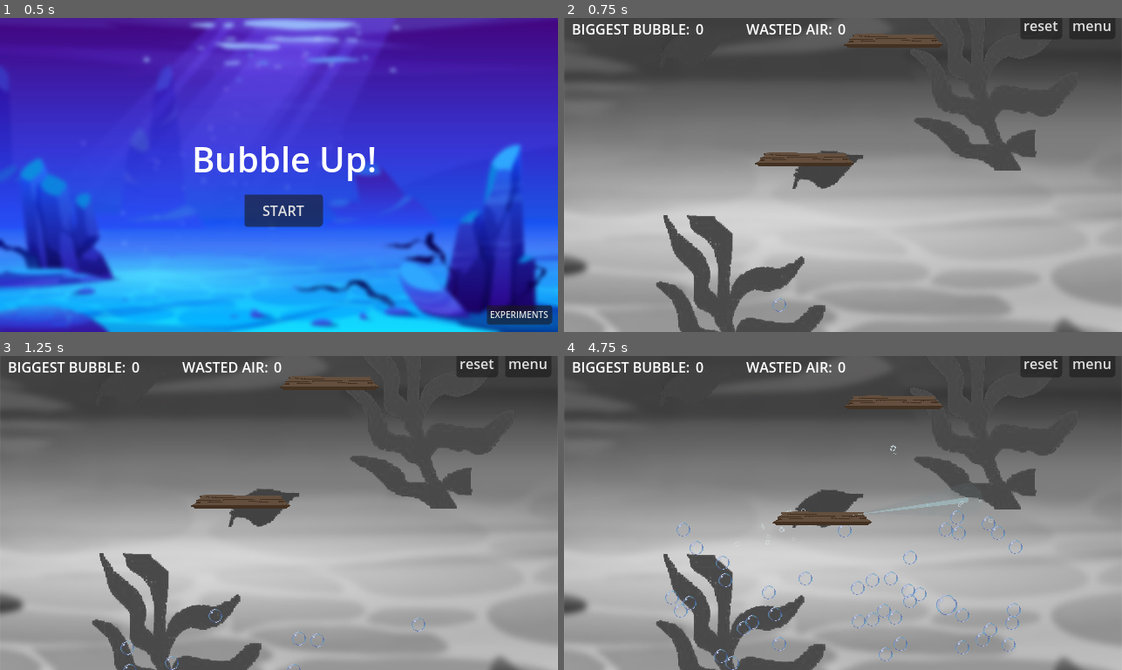
Above: before the commit, frames 1-4 (two rows, left to right).
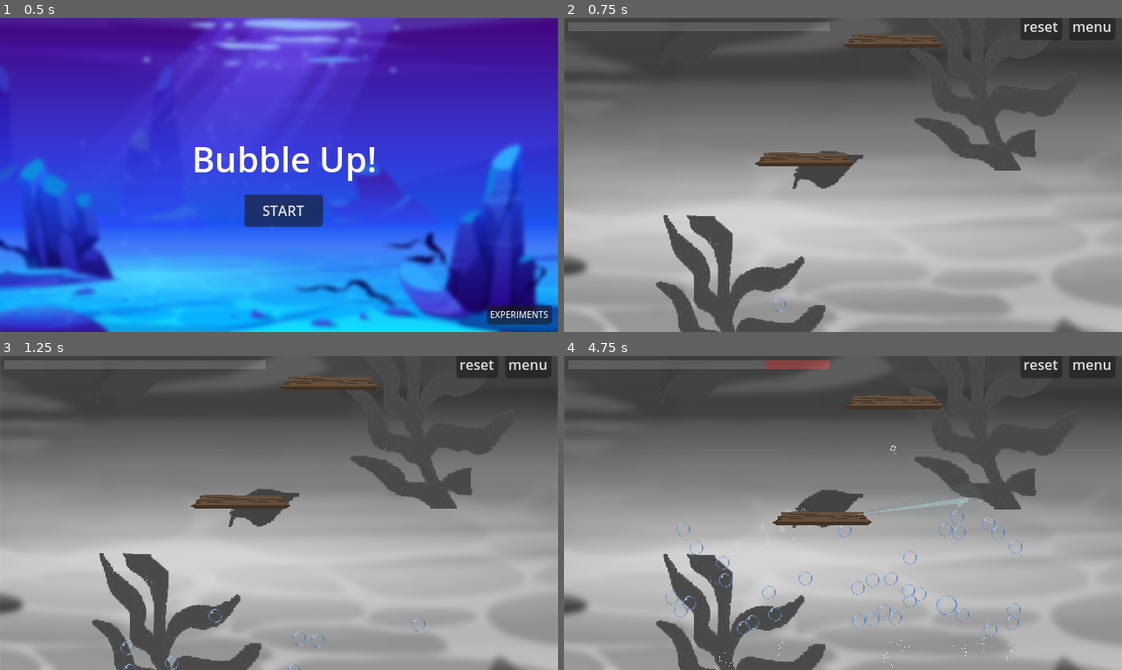
Above: after the commit, the same moments.

Repository: outrightmental/ggj25-bubble-up
Game: Godot game, scene res://scenes/main.tscn
The game is run twice, just before and just after one commit, with the same random seed, the same clock (stepped at 60 frames per second) and the same inputs.
Inputs (mouse positions are in pixels of both pictures, inside the frame that each line leads up to):
- Up to frame 1 (0.5 s): no input
- Up to frame 2 (0.75 s): click "START" at 0.5 s
- Up to frame 3 (1.25 s): no input
- Up to frame 4 (4.75 s): click "menu" at 1.25 s; click "START" at 2 s; move the mouse to (965, 497) at 2.77 s; click (965, 497) at 2.85 s; drag from (731, 528) to (965, 497) at 3.52 s; move the mouse to (898, 443) at 4.27 s; click (898, 443) at 4.35 s

Frame 1 is identical in both runs. In frame 2, 1.6% of the frame differs, in the area x 0-98%, y 1-7%; in frame 3, 1.6%; in frame 4, 1.9%, in the area x 0-98%, y 1-100%.

Commit message:
Game score UI (#43)
- Fix race conditions -- use immediate local variable to debounce bubble exiting/vanishing instead of the node's freeze function
- Fix signal that resets game state
- Indicator in top left shows total air, scored air, and wasted air
- Some portion of this bar fills up to show the air that has been lost
- the best possible score is when the progress bar is full and no air has been lost

Relates to #20
Closes #35

Diff:
--- a/models/bubble/bubble.gd
+++ b/models/bubble/bubble.gd
@@ -31,6 +31,9 @@
 # Reference to the vanish particle emitter node
 @onready var vanish_particle_emitter: CPUParticles2D = $CPUParticles2D
 
+# Whether the bubble is still in play
+var done: bool = false
+
 
 # Function to merge two bubbles
 func merge_into(other) -> void:
@@ -39,28 +42,25 @@
 		other.merge_into(self)
 		return
 
-	# Lock the other bubble to prevent further collisions
-	if is_freeze_enabled() or other.is_freeze_enabled():
+	# Lock the bubble to prevent further activity
+	if done:
 		return
-	else:
-		set_deferred("freeze", true)
 
 	# Update the other bubble's mass
 	other.update_mass(mass + other.mass)
 
 	# Destroy this bubble
 	queue_free()
+	done = true
 
 
 # Function to split a bubble: remove the current bubble and spawn two new bubbles with half the mass. Position the two
 # new bubbles on opposite sides of the center of the original bubble, halfway between the center and the outside. New
 # bubbles inherit the acceleration of the original bubble
 func split() -> void:
-	# Lock the other bubble to prevent further collisions
-	if is_freeze_enabled():
+	# Lock the bubble to prevent further activity
+	if done:
 		return
-	else:
-		set_deferred("freeze", true)
 
 	# Calculate the new mass for the two bubbles
 	var new_mass: float = mass / 2
@@ -76,31 +76,36 @@
 	var v: Vector2 = Vector2(cos(a), sin(a)) * r
 
 	# Create the new bubble 1
-	var b1 = preload("res://models/bubble/bubble.tscn").instantiate()
+	var b1: Node = preload("res://models/bubble/bubble.tscn").instantiate()
 	b1.position = position + v
 	b1.mass = new_mass
-	get_parent().add_child(b1)
+	get_parent().call_deferred("add_child", b1)
 
 	# Create the new bubble 2
-	var b2 = preload("res://models/bubble/bubble.tscn").instantiate()
+	var b2: Node = preload("res://models/bubble/bubble.tscn").instantiate()
 	b2.position = position - v
 	b2.mass = new_mass
-	get_parent().add_child(b2)
+	get_parent().call_deferred("add_child", b2)
 
 	# Destroy this bubble
 	queue_free()
+	done = true
 
 
 # Function to vanish the bubble; air is wasted
-func vanish():
-	if await _destroy():
-		SignalBus.bubble_vanish.emit(mass)
+func vanish() -> void:
+	if done:
+		return
+	SignalBus.bubble_vanish.emit(mass)
+	_destroy()
 
 
 # Function to exit the bubble; score is updated
-func exit():
-	if await _destroy():
-		SignalBus.bubble_exit.emit(mass)
+func exit() -> void:
+	if done:
+		return
+	SignalBus.bubble_exit.emit(mass)
+	_destroy()
 
 
 # Function to update the scale of the bubble based on its mass
@@ -122,6 +127,10 @@
 func _process(_delta) -> void:
 	if global_position.y < 0:
 		exit()
+	elif global_position.x < -sprite.get_rect().size.x:
+		exit()
+	elif global_position.x > 640  + sprite.get_rect().size.x:
+		exit()
 
 
 # Called when the scene is added to the tree
@@ -131,7 +140,7 @@
 	add_to_group(Global.GROUP_BUBBLES)
 	connect("body_entered", Callable(self, "_on_body_entered"))
 	update_mass(mass)
-	SignalBus.bubble_spawn.emit(mass)
+	SignalBus.cull_bubbles_below.connect(_do_cull_bubbles_below)
 
 
 # Called when another body enters the collision area
@@ -141,8 +150,6 @@
 			_on_collision_with_bubble(other)
 		elif other.is_in_group(Global.GROUP_MOVABLES):
 			_on_collision_with_movable(other)
-		else:
-			print("Unknown collision: " + name + " → " + other.name)
 
 
 # Function to handle collision with another bubble
@@ -165,13 +172,7 @@
 
 
 # Function to destroy the bubble with an effect
-func _destroy() -> bool:
-	# Lock the other bubble to prevent further collisions
-	if is_freeze_enabled():
-		return false
-	else:
-		set_deferred("freeze", true)
-
+func _destroy() -> void:
 	# Check if a particle effect is assigned
 	if vanish_particle_effect:
 		# Instance the particle effect
@@ -181,16 +182,17 @@
 		# Set the position of the particles to the bubble's position
 		particles.global_position = global_position
 
-		# Optional: Start the particle effect
-		if particles.has_method("restart"):
-			particles.restart()
-
 	# Activate the particle emitter
 	vanish_particle_emitter.emitting = true
 
 	# Hide the sprite, disable the collision shape, wait 1 second, then queue free
 	sprite.hide()
-	collision.disabled = true
+	collision.set_deferred("disabled", true)
+	done = true
 	await get_tree().create_timer(1).timeout
 	queue_free()
-	return true
+
+# Function to cull bubbles below a certain y position
+func _do_cull_bubbles_below(y: float) -> void:
+	if global_position.y > y + sprite.get_rect().size.y / 2:
+		vanish()
--- a/models/bubble/bubble_emitter.gd
+++ b/models/bubble/bubble_emitter.gd
@@ -22,7 +22,8 @@
 
 # Spawn at the emitter's position +/- random spread in x and y
 func _spawn_bubble():
-	var new_bubble = preload("res://models/bubble/bubble.tscn").instantiate()
-	var spread = Vector2(randf_range(-spread_x, spread_x), randf_range(-spread_y, spread_y))
+	var new_bubble: Node = preload("res://models/bubble/bubble.tscn").instantiate()
+	var spread: Vector2  = Vector2(randf_range(-spread_x, spread_x), randf_range(-spread_y, spread_y))
 	new_bubble.position = spread
 	self.add_child(new_bubble)
+	SignalBus.bubble_spawn.emit(new_bubble.mass)
--- a/models/hud/hud.gd
+++ b/models/hud/hud.gd
@@ -1,21 +1,36 @@
 extends Node2D
 
+@onready var bar_total: ColorRect = $"Bar/Total"
+@onready var bar_score: ColorRect = $"Bar/Score"
+@onready var bar_wasted: ColorRect = $"Bar/Wasted"
 
-@onready var text_wasted_air_mass: Label = $"Lost Value"
-@onready var text_score: Label = $"Score Value"
+var total: float = 0
+
+func _ready() -> void:
+	SignalBus.update_wasted.connect(_update_wasted)
+	SignalBus.update_score.connect(_update_score)
+	SignalBus.update_total.connect(_update_total)
 
 
-func _ready() -> void:
-	SignalBus.update_wasted_air_mass.connect(_update_wasted_air_mass)
-	SignalBus.update_score.connect(_update_score)
+func _update_total(mass: float) -> void:
+	# print("[HUD] Total mass: ", mass)
+	total = mass
 
 
-func _update_wasted_air_mass(mass: float) -> void:
-	text_wasted_air_mass.text = str(floor(mass))
+func _update_wasted(value: float) -> void:
+	# print("[HUD] Wasted mass: ", value)
+	if value > 0 && total > 0:
+		bar_wasted.scale.x = value / total
+	else:
+		bar_wasted.scale.x = 0
 
 
-func _update_score(score: int) -> void:
-	text_score.text = str(score)
+func _update_score(value: int) -> void:
+	# print("[HUD] Score: ", value)
+	if value > 0 && total > 0:
+		bar_score.scale.x = value / total
+	else:
+		bar_score.scale.x = 0
 
 
 func _on_navigate_main() -> void:
--- a/models/hud/hud.tscn
+++ b/models/hud/hud.tscn
@@ -5,61 +5,57 @@
 [sub_resource type="Theme" id="Theme_yn7ku"]
 
 [node name="Node2D" type="Node2D"]
-position = Vector2(466.5, 364)
 script = ExtResource("1_rlli4")
 
 [node name="Button Main" type="Button" parent="."]
-offset_left = 112.0
-offset_top = -371.0
-offset_right = 165.0
-offset_bottom = -340.0
+offset_left = 578.5
+offset_top = -6.0
+offset_right = 631.5
+offset_bottom = 25.0
 theme = SubResource("Theme_yn7ku")
 text = "menu"
+metadata/_edit_use_anchors_ = true
 
 [node name="Button Reset" type="Button" parent="."]
-offset_left = 56.0
-offset_top = -371.0
-offset_right = 104.0
-offset_bottom = -340.0
+offset_left = 522.5
+offset_top = -6.0
+offset_right = 570.5
+offset_bottom = 25.0
 theme = SubResource("Theme_yn7ku")
 text = "reset"
+metadata/_edit_use_anchors_ = true
 
-[node name="Drag Controls" type="Control" parent="."]
+[node name="Bar" type="Control" parent="."]
 layout_mode = 3
 anchors_preset = 0
-offset_left = -467.5
-offset_top = -37.0
-offset_right = -427.5
-offset_bottom = 3.0
+offset_left = 5.0
+offset_top = 5.0
+offset_right = 305.0
+offset_bottom = 15.0
+
+[node name="Total" type="ColorRect" parent="Bar"]
+offset_right = 300.0
+offset_bottom = 10.0
+color = Color(1, 1, 1, 0.152941)
 metadata/_edit_use_anchors_ = true
 
-[node name="Score Label" type="Label" parent="."]
-offset_left = -458.0
-offset_top = -363.0
-offset_right = -402.0
-offset_bottom = -340.0
-text = "BIGGEST BUBBLE:"
+[node name="Score" type="ColorRect" parent="Bar"]
+offset_right = 300.0
+offset_bottom = 10.0
+scale = Vector2(1e-05, 1)
+color = Color(0, 0.0588235, 0.537255, 0.490196)
+metadata/_edit_use_anchors_ = true
 
-[node name="Score Value" type="Label" parent="."]
-offset_left = -316.5
-offset_top = -363.0
-offset_right = -276.5
-offset_bottom = -340.0
-text = "123"
-
-[node name="Lost Label" type="Label" parent="."]
-offset_left = -258.5
-offset_top = -363.0
-offset_right = -159.5
-offset_bottom = -340.0
-text = "WASTED AIR:"
-
-[node name="Lost Value" type="Label" parent="."]
-offset_left = -153.5
-offset_top = -363.0
-offset_right = -113.5
-offset_bottom = -340.0
-text = "123"
+[node name="Wasted" type="ColorRect" parent="Bar"]
+layout_mode = 0
+offset_left = 300.0
+offset_top = 10.0
+offset_right = 600.0
+offset_bottom = 20.0
+rotation = 3.14159
+scale = Vector2(1e-05, 1)
+color = Color(1, 0, 0, 0.27451)
+metadata/_edit_use_anchors_ = true
 
 [connection signal="pressed" from="Button Main" to="." method="_on_navigate_main"]
 [connection signal="pressed" from="Button Reset" to="." method="_on_navigate_reset"]
--- a/scenes/experiments/5_currents_experiment.tscn
+++ b/scenes/experiments/5_currents_experiment.tscn
@@ -1,14 +1,15 @@
-[gd_scene load_steps=10 format=3 uid="uid://ccxygjcelwpxa"]
+[gd_scene load_steps=11 format=3 uid="uid://ccxygjcelwpxa"]
 
 [ext_resource type="PackedScene" uid="uid://du0bix06fta8k" path="res://models/currents/current_detector.tscn" id="1_v1uw4"]
 [ext_resource type="PackedScene" uid="uid://dk16uun07tsnv" path="res://models/bubble/bubble_emitter.tscn" id="2_q7ms0"]
 [ext_resource type="Script" path="res://scenes/experiments/physics_selector.gd" id="3_l21to"]
 [ext_resource type="Script" path="res://scenes/experiments/param_sliders.gd" id="4_0e6vy"]
+[ext_resource type="Script" path="res://scenes/experiments/controls/menu_button.gd" id="4_skn7f"]
 [ext_resource type="PackedScene" uid="uid://d4cmqk53ynl56" path="res://models/movable/movable_plank.tscn" id="5_mra41"]
 [ext_resource type="PackedScene" uid="uid://drx5vg28bqh2w" path="res://models/creatures/moon_jelly.tscn" id="6_xsqvt"]
 [ext_resource type="PackedScene" uid="uid://mpgp0wqbuf7v" path="res://models/creatures/atolla_jelly.tscn" id="7_0wexx"]
 [ext_resource type="PackedScene" uid="uid://crrbgvru4x8lu" path="res://models/creatures/firework_jelly.tscn" id="8_11ssv"]
-[ext_resource type="PackedScene" uid="uid://blbfvxwdti3nl" path="res://models/creatures/fish.tscn" id="9_hk3e4"]
+[ext_resource type="PackedScene" uid="uid://5w4w0wx7fbs8" path="res://models/creatures/fish.tscn" id="9_hk3e4"]
 
 [node name="CurrentsExperiment" type="Node2D"]
 
@@ -49,6 +50,16 @@
 popup/item_3/id = 3
 script = ExtResource("3_l21to")
 
+[node name="HBoxContainer" type="HBoxContainer" parent="Controls/MarginContainer/VBoxContainer"]
+layout_direction = 3
+layout_mode = 2
+
+[node name="Button" type="Button" parent="Controls/MarginContainer/VBoxContainer/HBoxContainer"]
+layout_mode = 2
+theme_override_font_sizes/font_size = 10
+text = "menu"
+script = ExtResource("4_skn7f")
+
 [node name="Sliders" type="VBoxContainer" parent="Controls/MarginContainer/VBoxContainer"]
 layout_mode = 2
 size_flags_horizontal = 8
@@ -231,6 +242,7 @@
 position = Vector2(473, 141)
 
 [connection signal="item_selected" from="Controls/MarginContainer/VBoxContainer/PhysicsSelector" to="Controls/MarginContainer/VBoxContainer/PhysicsSelector" method="_on_item_selected"]
+[connection signal="pressed" from="Controls/MarginContainer/VBoxContainer/HBoxContainer/Button" to="Controls/MarginContainer/VBoxContainer/HBoxContainer/Button" method="_on_navigate_main"]
 [connection signal="value_changed" from="Controls/MarginContainer/VBoxContainer/Sliders/PointFrequency/Slider" to="Controls/MarginContainer/VBoxContainer/Sliders" method="_on_point_freq_slider_value_changed"]
 [connection signal="value_changed" from="Controls/MarginContainer/VBoxContainer/Sliders/GravityStrength/Slider" to="Controls/MarginContainer/VBoxContainer/Sliders" method="_on_g_strength_slider_value_changed"]
 [connection signal="value_changed" from="Controls/MarginContainer/VBoxContainer/Sliders/GravitySize/Slider" to="Controls/MarginContainer/VBoxContainer/Sliders" method="_on_g_size_slider_value_changed"]
--- /dev/null
+++ b/scenes/experiments/controls/menu_button.gd
@@ -0,0 +1,15 @@
+extends Button
+
+
+# Called when the node enters the scene tree for the first time.
+func _ready() -> void:
+	pass # Replace with function body.
+
+
+# Called every frame. 'delta' is the elapsed time since the previous frame.
+func _process(delta: float) -> void:
+	pass
+
+
+func _on_navigate_main() -> void:
+	get_tree().change_scene_to_file("res://scenes/experiments/experiments.tscn")
--- a/scenes/levels/demo.gd
+++ b/scenes/levels/demo.gd
@@ -35,3 +35,4 @@
 		actual_target_y,
 		camera_position_recompute_interval
 	).set_trans(Tween.TRANS_LINEAR)
+	SignalBus.cull_bubbles_below.emit(actual_target_y + 180)
--- a/signal_bus.gd
+++ b/signal_bus.gd
@@ -6,9 +6,9 @@
 signal bubble_vanish(mass: float)
 signal reset_game
 signal update_score(score: int)
-signal update_total_air_mass(mass: float)
-signal update_wasted_air_mass(mass: float)
-
+signal update_total(mass: float)
+signal update_wasted(mass: float)
+signal cull_bubbles_below(y: float)
 
 # Keeping track of all the air in play -- we are keeping all global game logic right here in the event bus
 @onready var air_total_mass: float = 0
@@ -25,30 +25,33 @@
 
 func _do_reset_game() -> void:
 	update_score.emit(0)
-	update_total_air_mass.emit(0)
-	update_wasted_air_mass.emit(0)
+	update_total.emit(0)
+	update_wasted.emit(0)
+	air_total_mass = 0
+	air_vanished_mass = 0
+	air_exit_masses = []
 
 
-func _do_bubble_spawn(mass:float):
+func _do_bubble_spawn(mass: float):
 	air_total_mass += mass
-	_recompute_score()
+	_update()
 
 
-func _do_bubble_vanish(mass:float):
+func _do_bubble_vanish(mass: float):
 	air_vanished_mass += mass
-	_recompute_score()
+	_update()
 
 
-func _do_bubble_exit(mass:float):
+func _do_bubble_exit(mass: float):
 	air_exit_masses.append(mass)
-	_recompute_score()
+	_update()
 
 
-func _recompute_score():
-	var exited_mass:float = 0
+func _update():
+	var exited_mass: float = 0
 	for e in air_exit_masses:
 		exited_mass += e
-	var score:int = floor(air_exit_masses.max()) if air_exit_masses.size() > 0 else 0
+	var score: int = floor(air_exit_masses.max()) if air_exit_masses.size() > 0 else 0
 	update_score.emit(score)
-	update_wasted_air_mass.emit(air_vanished_mass + exited_mass - score)
-	update_total_air_mass.emit(air_total_mass)
+	update_wasted.emit(air_vanished_mass + exited_mass - score)
+	update_total.emit(air_total_mass)
Not shown, changed: Folder.DotSettings.user
